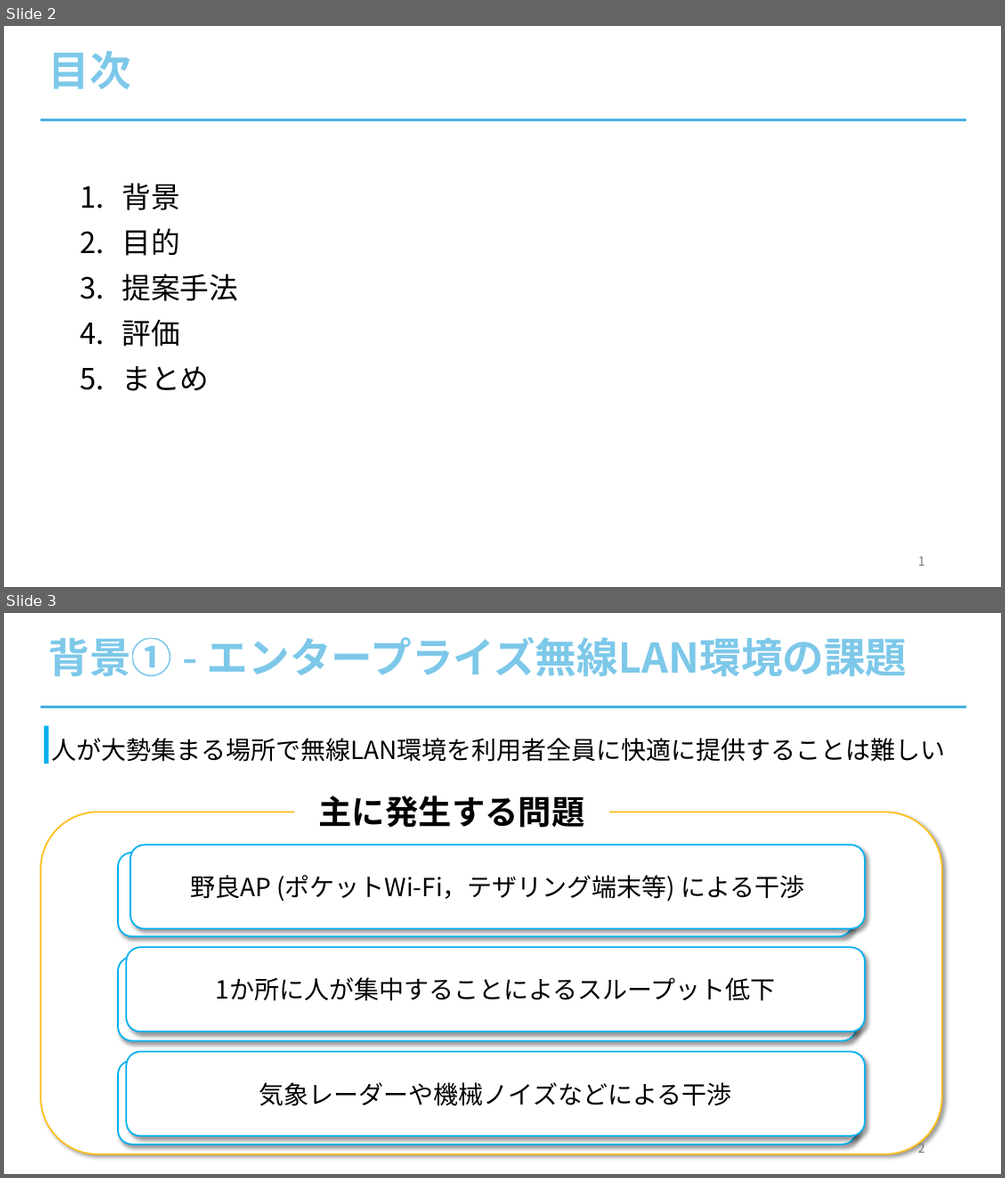
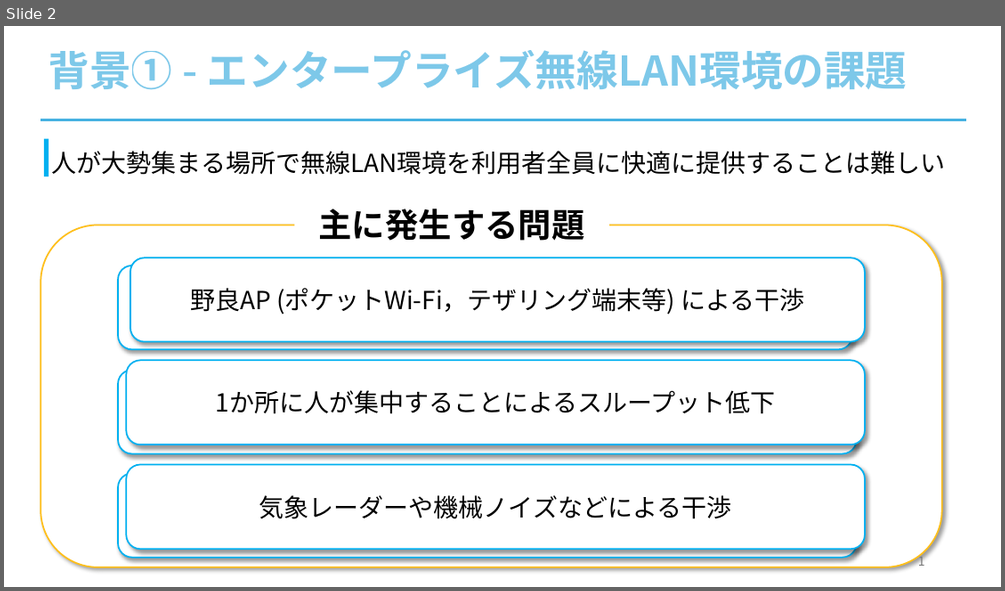
Before and after one commit to M-K-1218/kamikawa_2025_Midterm_Presentation, a slide deck: 発表用スライド_中間発表.pptx. Shown one above the other, each under a label of ours: slides 2 and 3 before the commit, slide 2 after it. The pictures are 1005x1178 and 1005x591 pixels, drawn with LibreOffice and Linux fonts; fonts in the diff are those of the drawing; background and template pictures are left out. Boxes give left, top, right and bottom in pixels: in the first picture for what was removed or moved away, otherwise in the second. Text is boxed around its words. In the diff, an @@ line names an element or a change of style, - is before the commit and + after.

```diff
--- a/発表用スライド_中間発表.pptx
+++ b/発表用スライド_中間発表.pptx
@@ slide 2 removed at (4,26,1001,587), background #FFFFFF; not listed: 1 template element that a slide beside it also shows @@
@@ title removed at (48,51,131,89) @@
-目次
@@ text removed at (122,183,239,391) @@
-1. 背景
-2. 目的
-3. 提案手法
-4. 評価
-5. まとめ
@@ page number removed at (918,556,925,565) @@
-1
@@ what was slide 3 is now slide 2 @@
@@ page number at (918,553,925,569): text changed @@
-2
+1
```
Also in this commit, not shown: 4 slides changed.
